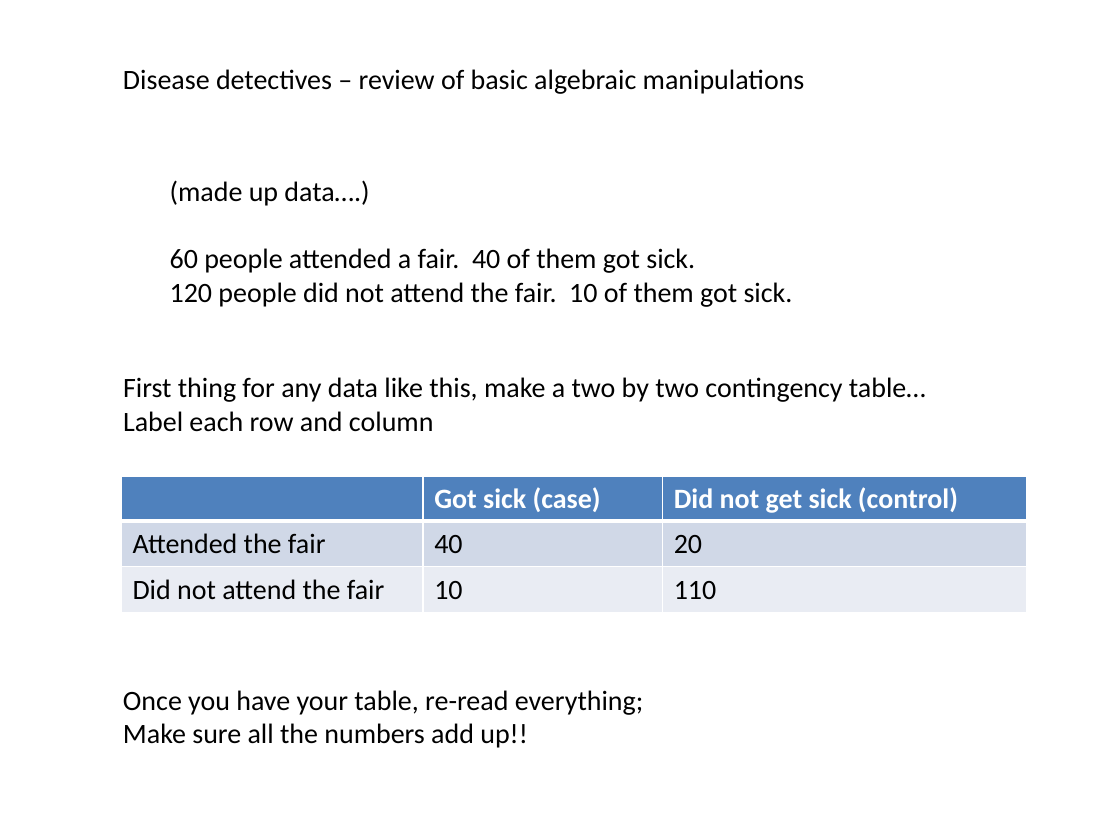
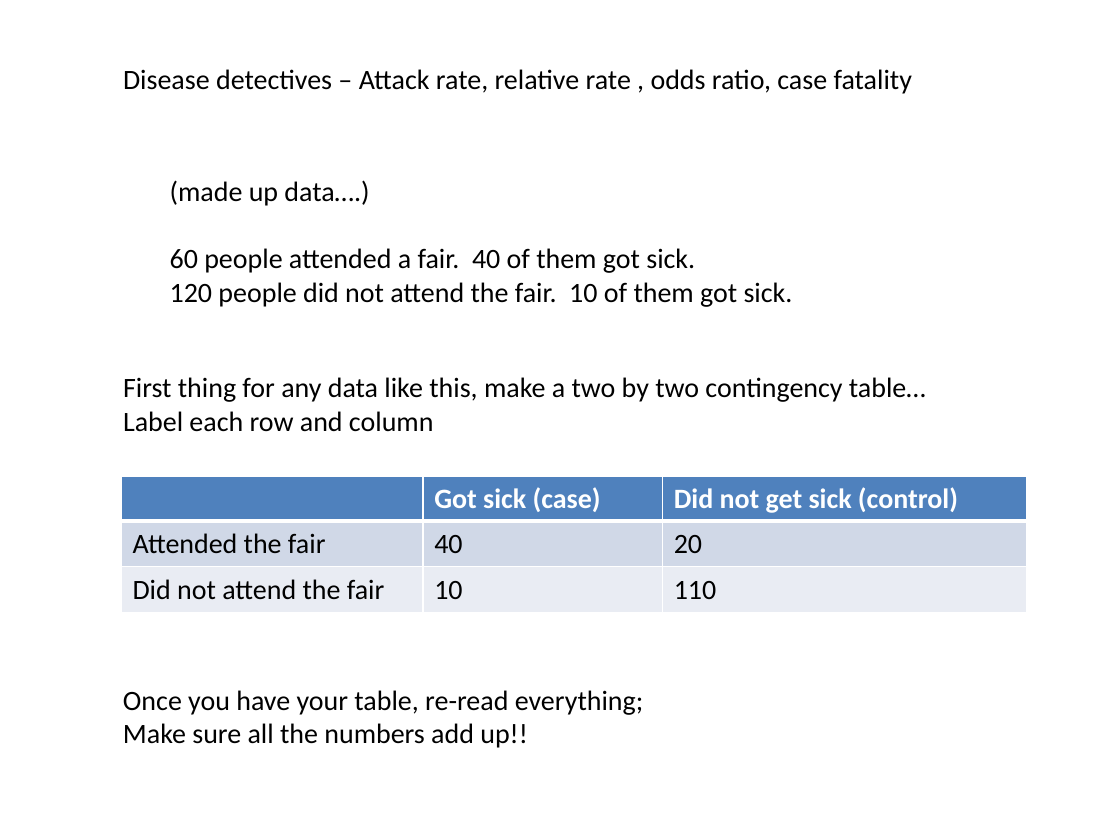
Before and after one commit to afodor/afodor.github.io, a slide deck: slide 1 of classes/so2015/quantReview_DD.pptx. Drawn at 1120x840 pixels with LibreOffice and Linux fonts; fonts in the diff are those of the drawing. Boxes give left, top, right and bottom in pixels: in the first picture for what was removed or moved away, otherwise in the second. Text is boxed around its words. In the diff, an @@ line names an element or a change of style, - is before the commit and + after.

Commit message:
quant review

```diff
--- a/classes/so2015/quantReview_DD.pptx
+++ b/classes/so2015/quantReview_DD.pptx
@@ text at (123,69,912,94): text changed @@
-Disease detectives – review of basic algebraic manipulations
+Disease detectives – Attack rate, relative rate , odds ratio, case fatality
```
Also in this commit, not shown: 1 other slide changed, 1 slide added.
